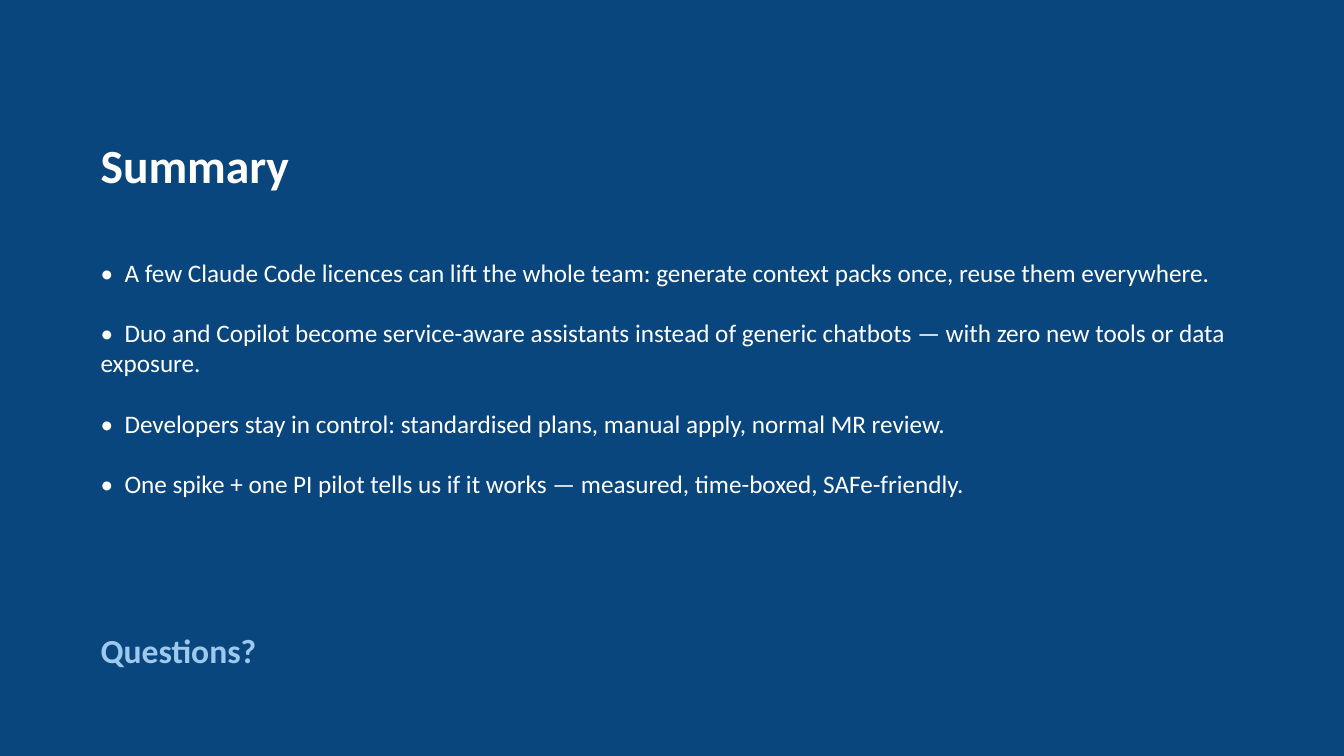
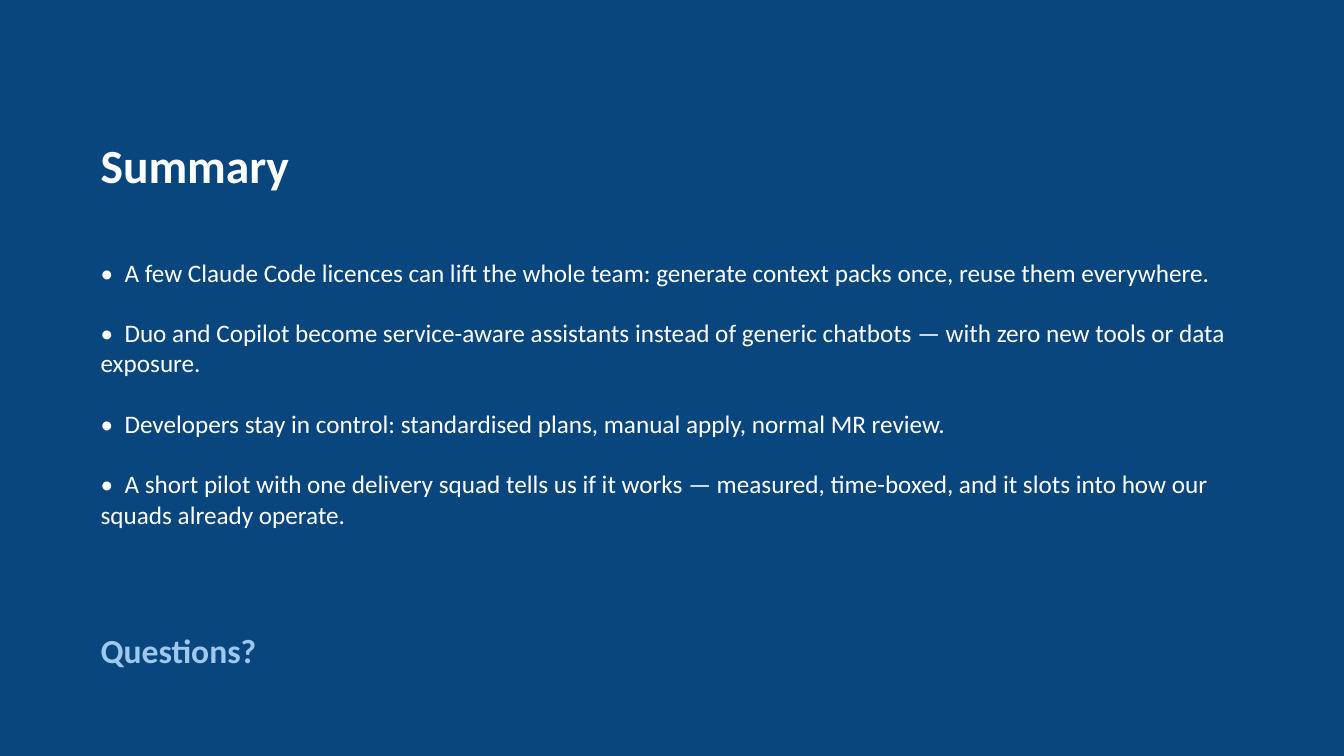
Before and after one commit to kamilhakim-s/claude2duo, a slide deck: slide 19 of deck/claude2duo-context-packs.pptx (slide 18 before the commit). Drawn at 1344x756 pixels with LibreOffice and Linux fonts; fonts in the diff are those of the drawing. Boxes give left, top, right and bottom in pixels: in the first picture for what was removed or moved away, otherwise in the second. Text is boxed around its words. In the diff, an @@ line names an element or a change of style, - is before the commit and + after.

```diff
--- a/deck/claude2duo-context-packs.pptx
+++ b/deck/claude2duo-context-packs.pptx
@@ text at <box>101,475,1207,528</box>: text changed @@
-• One spike + one PI pilot tells us if it works — measured, time-boxed, SAFe-friendly.
+• A short pilot with one delivery squad tells us if it works — measured, time-boxed, and it slots into how our squads already operate.
```
Also in this commit, not shown: 4 other slides changed, 2 slides added, 1 slide removed, 3 other files.
